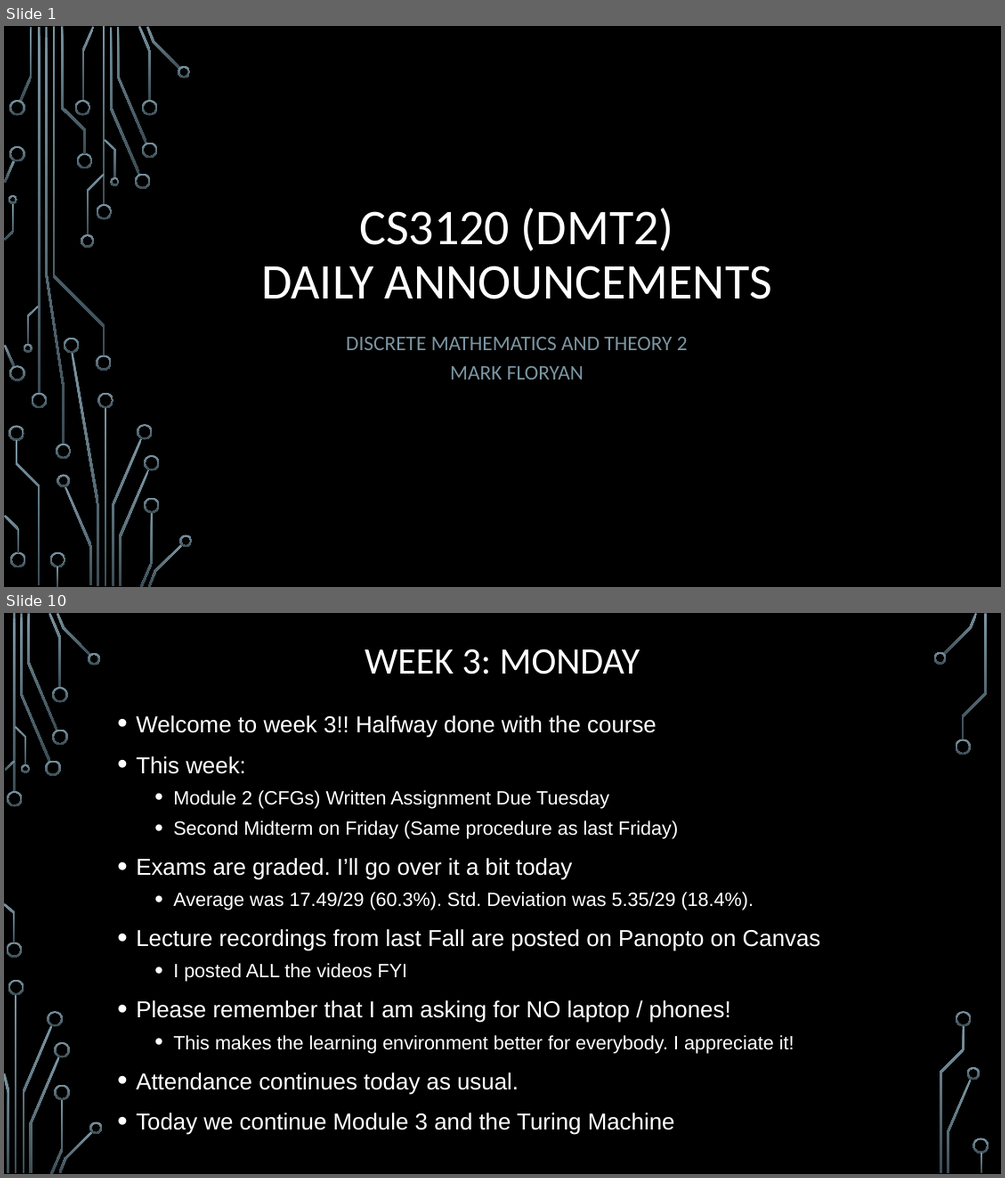
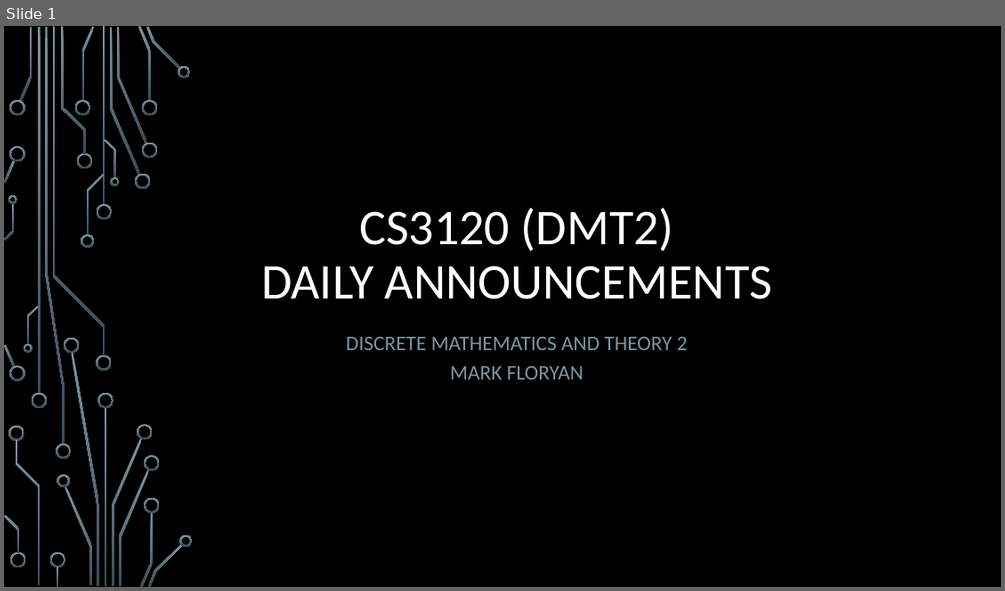
Before and after one commit to markfloryan/dmt2, a slide deck: slides/00-DailyAnnouncements.pptx. Shown one above the other, each under a label of ours: slides 1 and 10 before the commit, slide 1 after it; the slides between them are not shown. The pictures are 1005x1178 and 1005x591 pixels, drawn with LibreOffice and Linux fonts; fonts in the diff are those of the drawing; background and template pictures are left out. Boxes give left, top, right and bottom in pixels: in the first picture for what was removed or moved away, otherwise in the second. Text is boxed around its words. In the diff, an @@ line names an element or a change of style, - is before the commit and + after.

```diff
--- a/slides/00-DailyAnnouncements.pptx
+++ b/slides/00-DailyAnnouncements.pptx
@@ slide 10 removed at [4, 613, 1001, 1174], background picture (left out) @@
@@ title removed at [364, 649, 640, 674] @@
-WEEK 3: MONDAY
@@ text removed at [136, 715, 821, 1135] @@
-• Welcome to week 3!! Halfway done with the course
-• This week:
-  • Module 2 (CFGs) Written Assignment Due Tuesday
-  • Second Midterm on Friday (Same procedure as last Friday)
-• Exams are graded. I’ll go over it a bit today
-  • Average was 17.49/29 (60.3%). Std. Deviation was 5.35/29 (18.4%).
-• Lecture recordings from last Fall are posted on Panopto on Canvas
-  • I posted ALL the videos FYI
-• Please remember that I am asking for NO laptop / phones!
-  • This makes the learning environment better for everybody. I appreciate it!
-• Attendance continues today as usual.
-• Today we continue Module 3 and the Turing Machine
@@ group removed at [4, 613, 989, 1174]: 33 freeform shapes, 3 rectangles @@
```
Also in this commit, not shown: 2 slides changed, 14 other slides removed, 2 other files.
